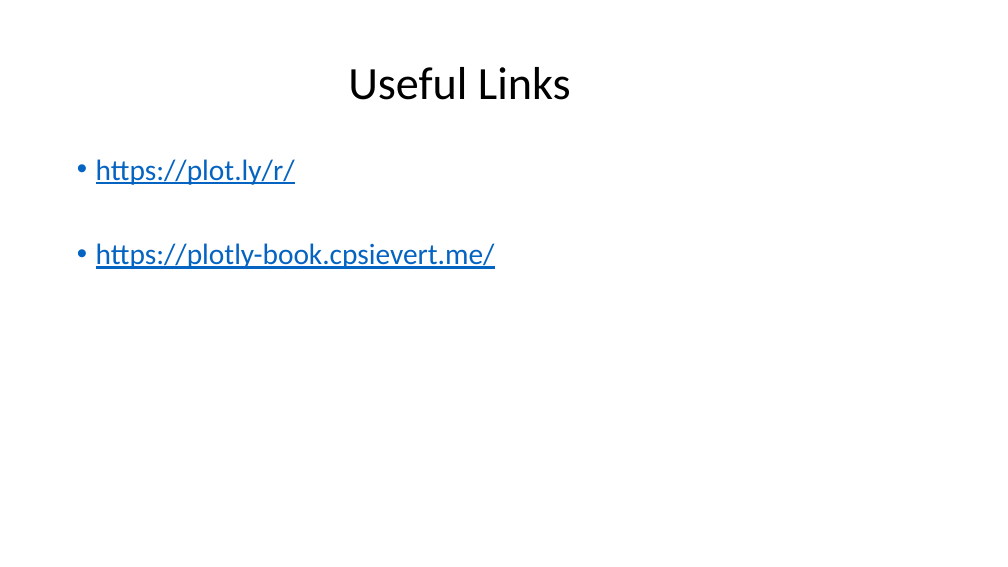
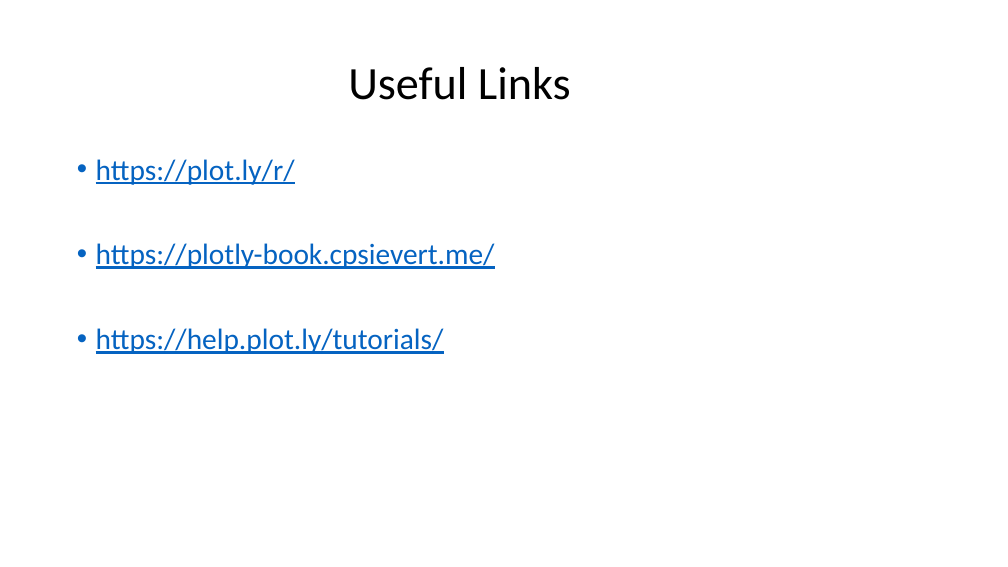
Before and after one commit to philippgrafendorfe/r_plotly, a slide deck: slide 3 of Basics and Statistics/Plotly.pptx. Drawn at 1008x567 pixels with LibreOffice and Linux fonts; fonts in the diff are those of the drawing. Boxes give left, top, right and bottom in pixels: in the first picture for what was removed or moved away, otherwise in the second. Text is boxed around its words. In the diff, an @@ line names an element or a change of style, - is before the commit and + after.

```diff
--- a/Basics and Statistics/Plotly.pptx
+++ b/Basics and Statistics/Plotly.pptx
@@ text at [96, 328, 444, 354]: paragraph added @@
+• https://help.plot.ly/tutorials/
```
Also in this commit, not shown: 2 other slides changed, 2 slides added, 1 slide removed, 2 other files.
